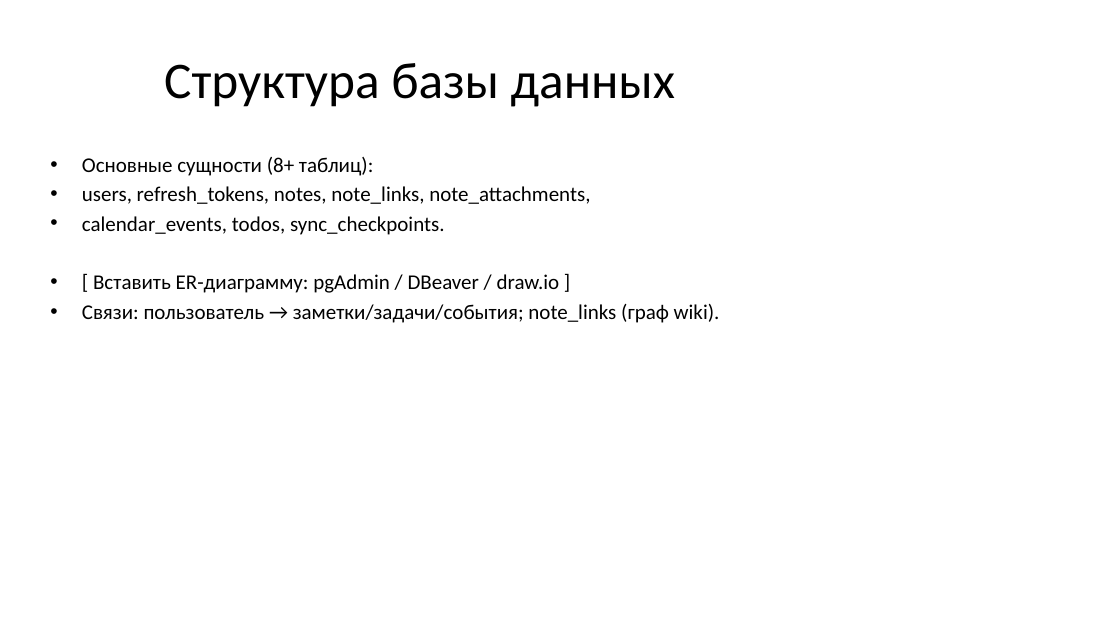
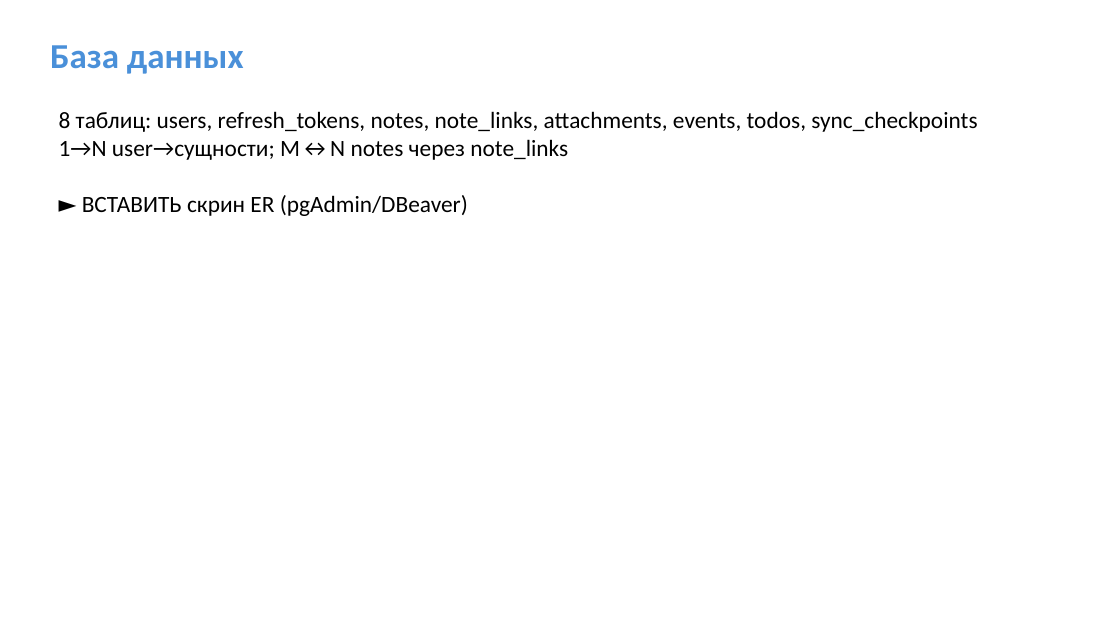
Before and after one commit to Sergei0319/ticktick-diplom, a slide deck: slide 4 of presentation/Презентация_TickTick_диплом.pptx. Drawn at 1120x630 pixels with LibreOffice and Linux fonts; fonts in the diff are those of the drawing. Boxes give left, top, right and bottom in pixels: in the first picture for what was removed or moved away, otherwise in the second. Text is boxed around its words. In the diff, an @@ line names an element or a change of style, - is before the commit and + after.

```diff
--- a/presentation/Презентация_TickTick_диплом.pptx
+++ b/presentation/Презентация_TickTick_диплом.pptx
@@ text "База данных" at [50,45,244,74]: vertical alignment middle to top @@
@@ text at [50,45,244,74]: text changed; size 44 to 30 pt; text colour #000000 to #4A90D9; bold on @@
-Структура базы данных
+База данных
@@ text at [59,111,977,216]: text changed; size 18 to 20 pt @@
-• Основные сущности (8+ таблиц):
-• users, refresh_tokens, notes, note_links, note_attachments,
-• calendar_events, todos, sync_checkpoints.
-• [ Вставить ER-диаграмму: pgAdmin / DBeaver / draw.io ]
-• Связи: пользователь → заметки/задачи/события; note_links (граф wiki).
+8 таблиц: users, refresh_tokens, notes, note_links, attachments, events, todos, sync_checkpoints
+1→N user→сущности; M↔N notes через note_links
+► ВСТАВИТЬ скрин ER (pgAdmin/DBeaver)
```
Also in this commit, not shown: 6 other slides changed, 3 slides added, 3 slides removed.
